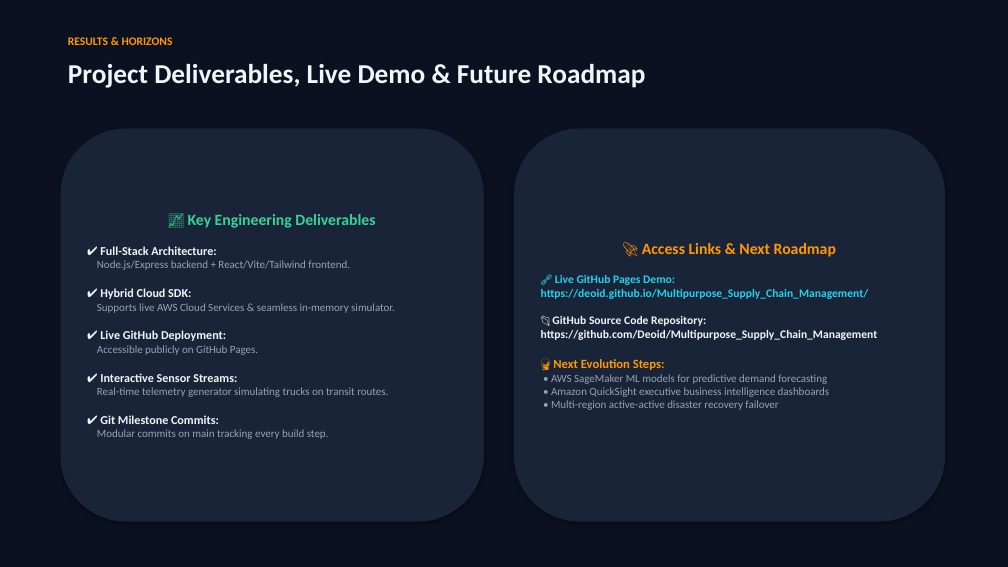
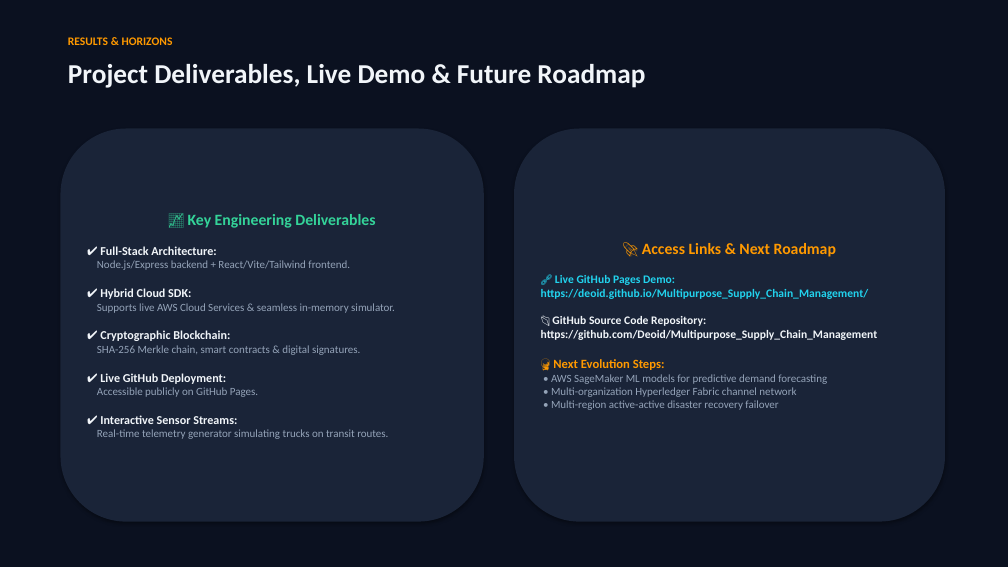
Before and after one commit to Deoid/Multipurpose_Supply_Chain_Management, a slide deck: slide 7 of Multipurpose_SCM_AWS_Architecture.pptx (slide 6 before the commit). Drawn at 1008x567 pixels with LibreOffice and Linux fonts; fonts in the diff are those of the drawing. Boxes give left, top, right and bottom in pixels: in the first picture for what was removed or moved away, otherwise in the second. Text is boxed around its words. In the diff, an @@ line names an element or a change of style, - is before the commit and + after.

Commit message:
feat(blockchain): implement cryptographic SHA-256 ledger, smart contracts, and interactive browser developer manual

```diff
--- a/Multipurpose_SCM_AWS_Architecture.pptx
+++ b/Multipurpose_SCM_AWS_Architecture.pptx
@@ text in rounded rectangle at (97,345,360,355): paragraphs added @@
+✔ Cryptographic Blockchain:
+SHA-256 Merkle chain, smart contracts & digital signatures.
@@ text in rounded rectangle at (551,387,796,397): text changed @@
-• Amazon QuickSight executive business intelligence dashboards
+• Multi-organization Hyperledger Fabric channel network
@@ text in rounded rectangle at (97,415,329,439): paragraphs removed @@
-✔ Git Milestone Commits:
-Modular commits on main tracking every build step.
```
Also in this commit, not shown: 4 other slides changed, 1 slide added, 15 other files.
